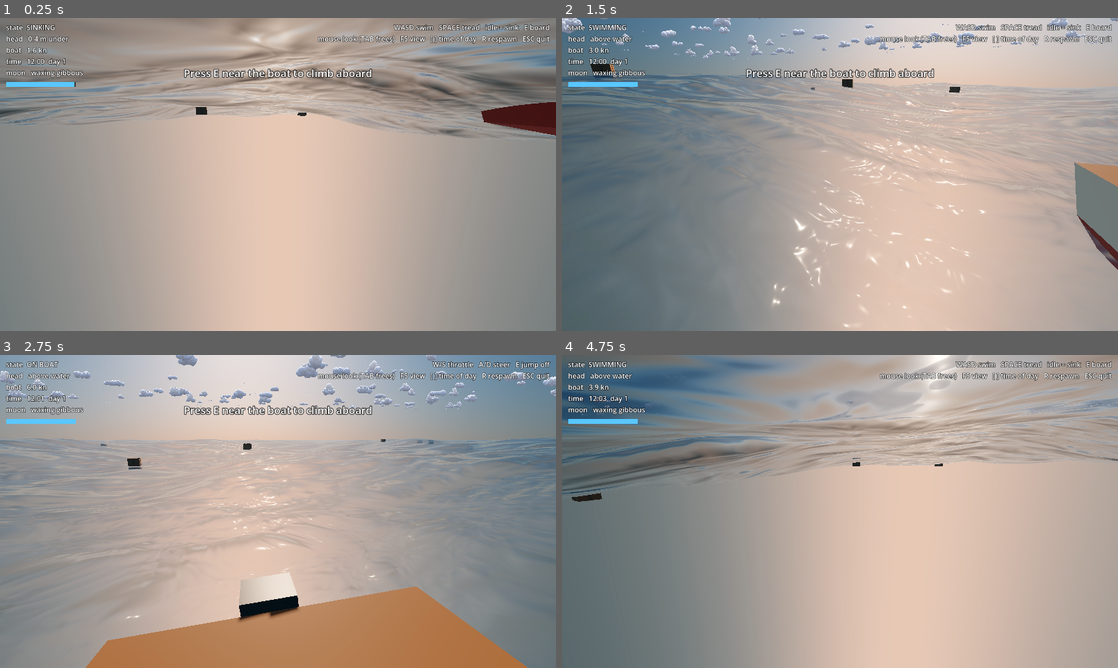
Above: before the commit, frames 1-4 (two rows, left to right).
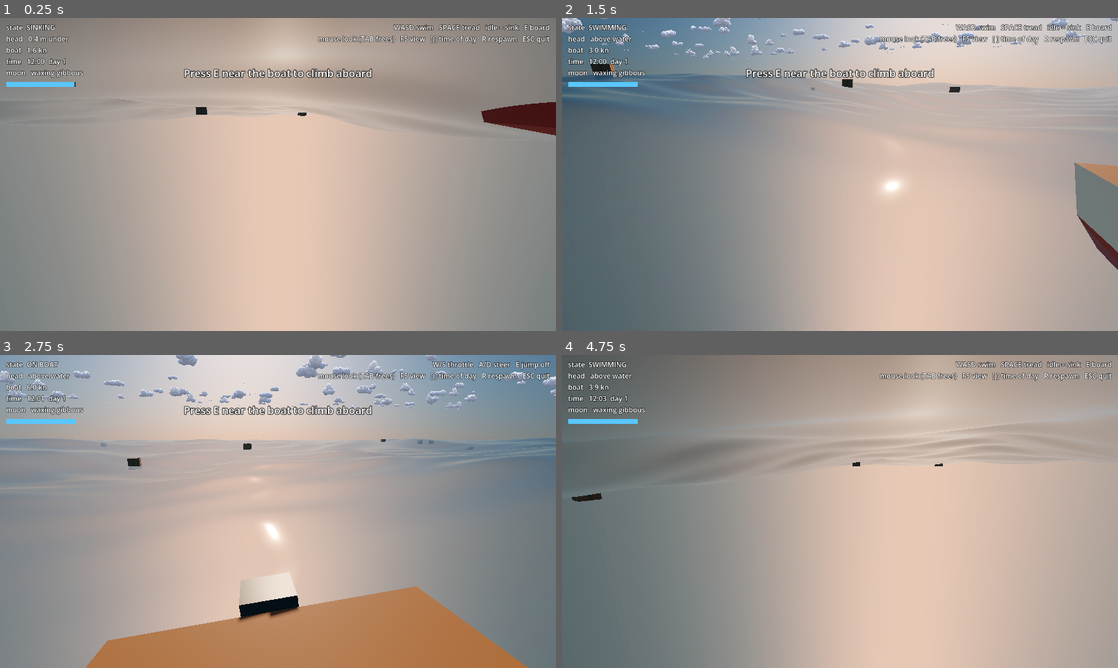
Above: after the commit, the same moments.

Repository: DocRountree/game
Game: Godot game, scene res://src/world/open_ocean/open_ocean.tscn
The game is run twice, just before and just after one commit, with the same random seed, the same clock (stepped at 60 frames per second) and the same inputs.
Inputs (mouse positions are in pixels of both pictures, inside the frame that each line leads up to):
- Up to frame 1 (0.25 s): no input
- Up to frame 2 (1.5 s): tap E (interact) at 0.5, 1.25 s; move the mouse to (867, 174) at 0.52 s; hold W (move_forward) from 0.53 s (still down); tap Down (camera_down) at 0.6 s; move the mouse to (812, 174) at 1.27 s; tap Left (camera_left) at 1.35 s
- Up to frame 3 (2.75 s): keep holding W (move_forward); tap E (interact) at 2 s; move the mouse to (289, 505) at 2.02 s; tap Right (camera_right) at 2.1 s
- Up to frame 4 (4.75 s): keep holding W (move_forward); tap E (interact) at 2.75, 3.5 s; move the mouse to (834, 517) at 2.77 s; tap Up (camera_up) at 2.85 s; move the mouse to (878, 514) at 3.52 s; hold E (interact) 3.53-4.28 s; move the mouse to (795, 508) at 4.27 s; tap Tab (toggle_mouse) at 4.35 s

The runs differ from the first frame. In frame 1, 6.4% of the frame differs, in the area x 0-100%, y 0-40%; in frame 2, 2.2%; in frame 3, 1.3%; in frame 4, 12%, in the area x 0-100%, y 0-45%.

Commit message:
FFT ocean for the small waves
Replaces the procedural detail waves with a Tessendorf-style FFT ocean on
the GPU: a Phillips spectrum (broad directional spreading, gravity-capillary
dispersion) evolved each frame and inverse-FFT'd into slopes in three
256x256 cascades (97 m, 13.7 m, 2.31 m tiles), each owning its own
wavelength band (20-3 m, 3-0.3 m, 0.3 m-2 cm). One compute shader, 12 small
dispatches a frame (spectrum, row and column FFTs in shared memory, output,
mip chain for antialiasing). The water shader samples the three slope
textures at the undisplaced position. Physics is unchanged; without a
RenderingDevice the detail is flat.

Test: the FFT compute shader compiles.

Diff:
--- a/src/systems/water/ocean/ocean.gd
+++ b/src/systems/water/ocean/ocean.gd
@@ -29,6 +29,7 @@
 
 @onready var surface: OceanSurface = $Surface
 @onready var ripples: RippleSim = $Ripples
+@onready var small_waves: OceanFFT = $SmallWaves
 @onready var _material: ShaderMaterial = surface.material_override
 
 
@@ -75,6 +76,11 @@
 		time += delta   # animate the preview; in game, physics owns the clock
 	_material.set_shader_parameter("time", time)
 	_material.set_shader_parameter("ripple_tex", ripples.texture)
+	if not Engine.is_editor_hint():
+		small_waves.update(time)
+	for c in OceanFFT.CASCADES:
+		_material.set_shader_parameter("fft_%d" % c, small_waves.textures[c])
+	_material.set_shader_parameter("fft_sizes", small_waves.sizes)
 	_material.set_shader_parameter("ripple_rect", Vector3(ripples.origin.x, ripples.origin.y, ripples.size()))
 	if sun:
 		_material.set_shader_parameter("sun_direction", sun.global_basis.z)
--- a/src/systems/water/ocean/ocean.tscn
+++ b/src/systems/water/ocean/ocean.tscn
@@ -4,6 +4,7 @@
 [ext_resource type="Script" path="res://src/systems/water/ocean/ocean_wave.gd" id="2_wave"]
 [ext_resource type="Script" path="res://src/systems/water/ocean/ocean_surface.gd" id="3_surface"]
 [ext_resource type="Script" path="res://src/systems/water/ocean/ripple_sim.gd" id="4_ripples"]
+[ext_resource type="Script" path="res://src/systems/water/ocean/ocean_fft.gd" id="7_fft"]
 [ext_resource type="Shader" path="res://src/systems/water/ocean/water.gdshader" id="5_water"]
 [ext_resource type="Resource" path="res://src/data/biomes/open_ocean.tres" id="6_biome"]
 
@@ -76,3 +77,6 @@
 
 [node name="Ripples" type="Node" parent="."]
 script = ExtResource("4_ripples")
+
+[node name="SmallWaves" type="Node" parent="."]
+script = ExtResource("7_fft")
--- /dev/null
+++ b/src/systems/water/ocean/ocean_fft.gd
@@ -0,0 +1,183 @@
+class_name OceanFFT
+extends Node
+## The ocean's small waves as an FFT spectrum on the GPU (ocean_fft.glsl): a
+## wind-wave spectrum evolved in time and inverse-FFT'd into surface slopes
+## every frame, in three cascades of different tile sizes, each owning its own
+## band of wavelengths. Natural chop: no sliding, no visible tiling, waves of
+## each size at their true speed. The slopes go straight to the water shader as
+## mipmapped textures (antialiased with distance); physics doesn't use them
+## (the swell does the floating).
+##
+## Needs a RenderingDevice. Without one the textures stay flat.
+
+const N := 256
+const CASCADES := 3
+const MIPS := 9                      ## 256 down to 1.
+
+## Tile size (m) of each cascade; odd ratios so the repeats never line up.
+@export var sizes := Vector3(97.0, 13.7, 2.31)
+## Wavelength band edges (m): cascade 0 takes waves from longest_wave down to
+## band_edges.x, cascade 1 down to band_edges.y, cascade 2 the rest.
+@export var longest_wave := 20.0     ## Longer waves are the Gerstner swell's job.
+@export var band_edges := Vector2(3.0, 0.3)
+@export var wind_speed := 7.0        ## m/s; sets the spectrum's peak.
+@export var wind_angle := 0.45       ## radians, same frame as OceanWave directions.
+@export var amplitude := 0.0022      ## Phillips constant: overall roughness.
+@export var spread := 2.0            ## Directional spreading (higher = more aligned with the wind).
+@export var short_cutoff := 0.015    ## m: waves shorter than this fade out.
+@export var spectrum_seed := 11
+
+var enabled := false
+var textures: Array[Texture2D] = []  ## Per cascade: x slope in r, z slope in g.
+
+var _rd: RenderingDevice
+var _shader: RID
+var _pipeline: RID
+var _h0: RID
+var _field: RID
+var _tex: Array[RID] = []
+var _views: Array = []               # [cascade][mip] storage views
+var _sets: Array[RID] = []           # per mip level: dst = level, src = level - 1
+var _built := false
+
+
+func _ready() -> void:
+	var flat := ImageTexture.create_from_image(Image.create(1, 1, false, Image.FORMAT_RGH))
+	for c in CASCADES:
+		textures.append(flat)
+	if Engine.is_editor_hint():
+		return
+	_rd = RenderingServer.get_rendering_device()
+	if _rd == null:
+		push_warning("OceanFFT: no RenderingDevice (Compatibility renderer?); small waves disabled.")
+		return
+	RenderingServer.call_on_render_thread(_create)
+
+
+## Advance the spectrum to time t (seconds) and rebuild the slope textures.
+func update(t: float) -> void:
+	if enabled:
+		RenderingServer.call_on_render_thread(_dispatch.bind(t))
+
+
+## Rebuild the random spectrum after changing its settings.
+func rebuild() -> void:
+	_built = false
+
+
+# --- render thread -----------------------------------------------------------
+
+func _create() -> void:
+	var shader_file: RDShaderFile = load("res://src/systems/water/ocean/ocean_fft.glsl")
+	var spirv := shader_file.get_spirv()
+	if spirv.compile_error_compute != "":
+		push_error("OceanFFT: " + spirv.compile_error_compute)
+		return
+	_shader = _rd.shader_create_from_spirv(spirv)
+	_pipeline = _rd.compute_pipeline_create(_shader)
+	_h0 = _rd.storage_buffer_create(CASCADES * N * N * 16)
+	_field = _rd.storage_buffer_create(CASCADES * N * N * 8)
+
+	var fmt := RDTextureFormat.new()
+	fmt.width = N
+	fmt.height = N
+	fmt.mipmaps = MIPS
+	fmt.format = RenderingDevice.DATA_FORMAT_R16G16B16A16_SFLOAT
+	fmt.usage_bits = (RenderingDevice.TEXTURE_USAGE_STORAGE_BIT | RenderingDevice.TEXTURE_USAGE_SAMPLING_BIT
+			| RenderingDevice.TEXTURE_USAGE_CAN_UPDATE_BIT | RenderingDevice.TEXTURE_USAGE_CAN_COPY_FROM_BIT)
+	for c in CASCADES:
+		var tex := _rd.texture_create(fmt, RDTextureView.new())
+		_tex.append(tex)
+		var views: Array[RID] = []
+		for m in MIPS:
+			views.append(_rd.texture_create_shared_from_slice(RDTextureView.new(), tex, 0, m, 1,
+					RenderingDevice.TEXTURE_SLICE_2D))
+		_views.append(views)
+	for m in MIPS:
+		var src := m - 1 if m > 0 else 1   # level 0 never reads; bind another level
+		var uniforms := [_buffer_uniform(0, _h0), _buffer_uniform(1, _field)]
+		for c in CASCADES:
+			uniforms.append(_image_uniform(2 + c, _views[c][m]))
+		for c in CASCADES:
+			uniforms.append(_image_uniform(5 + c, _views[c][src]))
+		_sets.append(_rd.uniform_set_create(uniforms, _shader, 0))
+
+	textures.clear()
+	for c in CASCADES:
+		var t := Texture2DRD.new()
+		t.texture_rd_rid = _tex[c]
+		textures.append(t)
+	enabled = true
+
+
+func _dispatch(t: float) -> void:
+	var cl := _rd.compute_list_begin()
+	_rd.compute_list_bind_compute_pipeline(cl, _pipeline)
+	if not _built:
+		_built = true
+		_pass(cl, 0, 0, t, N)
+	_pass(cl, 1, 0, t, N)
+	_pass(cl, 2, 0, t, N)
+	_pass(cl, 3, 0, t, N)
+	_pass(cl, 4, 0, t, N)
+	for m in range(1, MIPS):
+		_pass(cl, 5, m, t, N >> m)
+	_rd.compute_list_end()
+
+
+func _pass(cl: int, mode: int, level: int, t: float, rows: int) -> void:
+	_rd.compute_list_bind_uniform_set(cl, _sets[level], 0)
+	var pc := PackedByteArray()
+	pc.resize(96)
+	pc.encode_s32(0, mode)
+	pc.encode_s32(4, level)
+	pc.encode_s32(8, spectrum_seed)
+	pc.encode_float(16, t)
+	pc.encode_float(20, amplitude)
+	pc.encode_float(24, cos(wind_angle))
+	pc.encode_float(28, sin(wind_angle))
+	pc.encode_float(32, wind_speed)
+	pc.encode_float(36, spread)
+	pc.encode_float(40, short_cutoff)
+	var k_edges := [TAU / longest_wave, TAU / band_edges.x, TAU / band_edges.y, 1e9]
+	for c in CASCADES:
+		pc.encode_float(48 + c * 4, sizes[c])
+		pc.encode_float(64 + c * 4, k_edges[c])
+		pc.encode_float(80 + c * 4, k_edges[c + 1])
+	_rd.compute_list_set_push_constant(cl, pc, pc.size())
+	_rd.compute_list_dispatch(cl, 1, rows, CASCADES)
+	_rd.compute_list_add_barrier(cl)
+
+
+func _image_uniform(binding: int, rid: RID) -> RDUniform:
+	var u := RDUniform.new()
+	u.uniform_type = RenderingDevice.UNIFORM_TYPE_IMAGE
+	u.binding = binding
+	u.add_id(rid)
+	return u
+
+
+func _buffer_uniform(binding: int, rid: RID) -> RDUniform:
+	var u := RDUniform.new()
+	u.uniform_type = RenderingDevice.UNIFORM_TYPE_STORAGE_BUFFER
+	u.binding = binding
+	u.add_id(rid)
+	return u
+
+
+func _notification(what: int) -> void:
+	if what == NOTIFICATION_PREDELETE and _rd and enabled:
+		for t in textures:
+			(t as Texture2DRD).texture_rd_rid = RID()   # detach from materials before freeing
+		var rids: Array[RID] = []
+		rids.append_array(_sets)   # uniform sets first: they depend on the rest
+		for views: Array in _views:
+			for v: RID in views:
+				rids.append(v)
+		rids.append_array(_tex)
+		rids.append_array([_h0, _field, _pipeline, _shader])
+		var rd := _rd
+		RenderingServer.call_on_render_thread(func() -> void:
+			for rid in rids:
+				if rid.is_valid():
+					rd.free_rid(rid))
--- a/src/systems/water/ocean/water.gdshader
+++ b/src/systems/water/ocean/water.gdshader
@@ -3,7 +3,7 @@
 
 // Open-ocean surface. The same Gerstner waves as Ocean.height_at() displace a
 // camera-centred mesh; per pixel it adds the analytic wave normal, interactive
-// ripples, and procedural small waves. Godot's lighting handles the
+// ripples, and FFT small waves. Godot's lighting handles the
 // sky reflection and sun glints; this shader supplies the light coming up
 // through the water (refraction + depth absorption + crest scattering) and foam.
 
@@ -19,24 +19,13 @@
 uniform vec3 ripple_rect = vec3(0.0, 0.0, 1.0);                // origin x, origin z, size
 
 group_uniforms detail;
-// Small waves, procedurally: a sum of short travelling waves with their own
-// directions (spread around the wind), wavelengths (a geometric series) and
-// deep-water speeds. They evolve like real ripples: no texture to slide or
-// tile. Each wave is shifted a little by the slopes of the waves before it
-// (domain warping), which breaks up the regularity of a plain sum of sines.
-// Cheap: waves too short for a pixel are skipped, so far water costs a few
-// iterations.
-uniform int detail_waves = 28;
-uniform float detail_longest = 7.0;        // m
-uniform float detail_ratio = 0.88;         // each wave this much shorter than the last
-uniform float detail_slope = 0.11;         // slope of the longest detail wave
-uniform float detail_spread = 3.6;         // radians of direction spread around the wind
-uniform float detail_warp = 0.5;           // how much earlier waves bend later ones
-uniform float wind_angle = 0.45;           // radians (matches the main swell)
-uniform float detail_bend = 1.1;           // m: broad warp that curves crest lines over metres
-uniform float packet_crest = 2.2;          // crest length of a packet, in wavelengths
-uniform float packet_length = 3.0;         // packet length along travel, in wavelengths
-uniform float packet_floor = 0.3;          // between packets a wave keeps this share (never glassy)
+// Small waves: slopes from the FFT ocean (OceanFFT), three cascades of
+// different tile sizes. Mipmapped, so distant water averages instead of sparkling.
+uniform sampler2D fft_0 : filter_linear_mipmap_anisotropic, repeat_enable;
+uniform sampler2D fft_1 : filter_linear_mipmap_anisotropic, repeat_enable;
+uniform sampler2D fft_2 : filter_linear_mipmap_anisotropic, repeat_enable;
+uniform vec3 fft_sizes = vec3(97.0, 13.7, 2.31);   // tile size (m) per cascade
+uniform float detail_strength = 1.0;
 uniform sampler2D foam_noise : filter_linear_mipmap, repeat_enable;
 
 group_uniforms water;
@@ -63,51 +52,6 @@
 
 vec2 rip_uv(vec2 p) { return (p - ripple_rect.xy) / ripple_rect.z; }
 float rip_fade(vec2 uv) { vec2 e = min(uv, 1.0 - uv); return clamp(min(e.x, e.y) * 25.0, 0.0, 1.0); }
-
-float hash1(float n) { return fract(sin(n * 91.3458) * 47453.5453); }
-
-// Summed slope of the procedural detail waves at undisplaced position p.
-// Real chop is short-crested: each little wave has a curved front that runs
-// only a few wavelengths. Two cheap tricks give that:
-//  - a broad, slowly drifting warp of the position bends crest lines over metres;
-//  - each wave comes in packets: an envelope fades it out along its crest after
-//    packet_crest wavelengths and along its travel after packet_length. The
-//    envelope moves at the group velocity (half the crest speed in deep water),
-//    so crests are born at the back of a packet and die at its front, as in the sea.
-vec2 detail_slope_at(vec2 p, float footprint) {
-	vec2 grad = vec2(0.0);
-	p += detail_bend * vec2(sin(dot(p, vec2(0.21, 0.13)) + time * 0.07) + 0.5 * sin(dot(p, vec2(-0.37, 0.52)) - time * 0.11),
-			sin(dot(p, vec2(-0.16, 0.24)) - time * 0.05) + 0.5 * sin(dot(p, vec2(0.48, 0.33)) + time * 0.09));
-	float lambda = detail_longest;
-	float amp_slope = detail_slope;
-	for (int i = 0; i < detail_waves; i++) {
-		float resolve = lambda / (2.5 * footprint);   // < 1: too short for this pixel
-		if (resolve < 1.0)
-			break;                                      // the rest are shorter still
-		float fade = clamp(resolve - 1.0, 0.0, 1.0);
-		float fi = float(i);
-		float ang = wind_angle + (hash1(fi + 1.0) - 0.5) * detail_spread;
-		vec2 d = vec2(cos(ang), sin(ang));
-		float k = 6.2831853 / lambda;
-		float omega = sqrt(9.81 * k);
-		float along = k * dot(d, p);
-		float th = along - omega * time + hash1(fi + 17.0) * 6.2831853;
-		// exponentiated sine: sharper crests, broader troughs, like real ripples
-		float e = exp(sin(th) - 1.0);
-		// packet envelope: 0..1 with mean 0.25, lifted by packet_floor and rescaled
-		// so the overall roughness stays the same
-		float across = k * (d.y * p.x - d.x * p.y);
-		float env = (0.5 + 0.5 * sin(across / packet_crest + hash1(fi + 31.0) * 6.2831853))
-				* (0.5 + 0.5 * sin((along - 0.5 * omega * time) / packet_length + hash1(fi + 47.0) * 6.2831853));
-		env = packet_floor + (1.0 - packet_floor) * 4.0 * env;   // mean stays 1
-		vec2 g = d * (amp_slope * e * cos(th) * fade * env);
-		grad += g;
-		p += g * (lambda * detail_warp);
-		lambda *= detail_ratio;
-		amp_slope *= 0.985;
-	}
-	return grad;
-}
 
 float view_depth(vec2 uv, mat4 inv_proj) {
 	float raw = texture(depth_tex, uv).r;
@@ -159,9 +103,9 @@
 			/ (2.0 * e * ripple_rect.z) * rf;
 	float ripple_foam = texture(ripple_tex, ruv).g * rf;
 
-	// small waves: procedural, attached to the water (x0 rides the swell)
-	vec2 fw = fwidth(x0);
-	slope += detail_slope_at(x0, max(sqrt(fw.x * fw.y) * 1.4, 0.002));   // mean footprint: keeps cross-view detail at grazing angles
+	// small waves: FFT ocean slopes, attached to the water (x0 rides the swell)
+	slope += detail_strength * (texture(fft_0, x0 / fft_sizes.x).rg + texture(fft_1, x0 / fft_sizes.y).rg
+			+ texture(fft_2, x0 / fft_sizes.z).rg);
 
 	vec3 n_world = normalize(vec3(-slope.x, 1.0, -slope.y));
 	NORMAL = normalize((VIEW_MATRIX * vec4(n_world, 0.0)).xyz);
--- a/tests/smoke_test.gd
+++ b/tests/smoke_test.gd
@@ -21,7 +21,8 @@
 	var boat: Boat = world.get_node("Boat")
 	var player: Player = world.get_node("Player")
 
-	_check(_shader_compiles(), "ripple compute shader compiles to SPIR-V")
+	_check(_shader_compiles("res://src/systems/water/ocean/ripple_sim.glsl"), "ripple compute shader compiles to SPIR-V")
+	_check(_shader_compiles("res://src/systems/water/ocean/ocean_fft.glsl"), "FFT ocean compute shader compiles to SPIR-V")
 	_check(_lookup_consistent(ocean), "surface_height() inverts the Gerstner displacement")
 	await _frames(2)   # let the scene enter the tree and run _ready()
 	var atmosphere: Atmosphere = world.get_node("Atmosphere")
@@ -191,8 +192,8 @@
 		_failures += 1
 
 
-func _shader_compiles() -> bool:
-	var file: RDShaderFile = load("res://src/systems/water/ocean/ripple_sim.glsl")
+func _shader_compiles(path: String) -> bool:
+	var file: RDShaderFile = load(path)
 	var spirv := file.get_spirv()
 	if spirv.compile_error_compute != "":
 		print(spirv.compile_error_compute)
Not shown, added: src/systems/water/ocean/ocean_fft.gd.uid
Not shown, added: src/systems/water/ocean/ocean_fft.glsl
Not shown, added: src/systems/water/ocean/ocean_fft.glsl.import
Not shown, changed: docs/ARCHITECTURE.md
